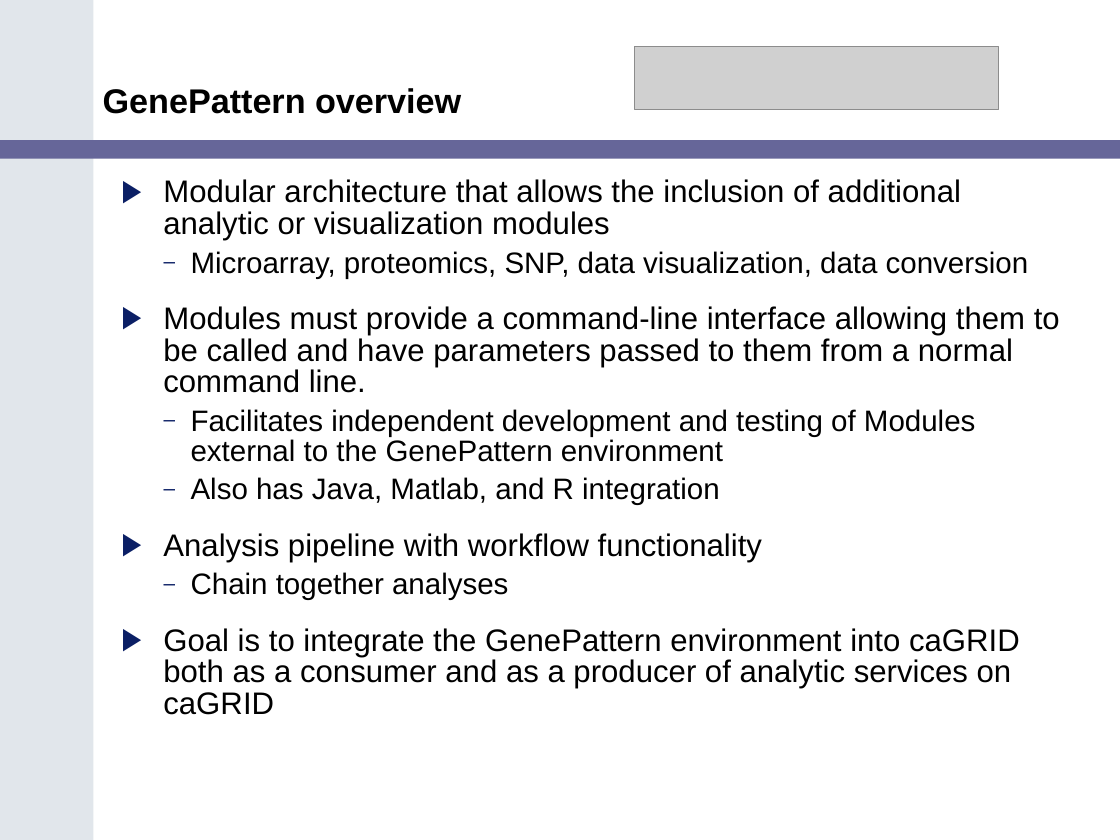
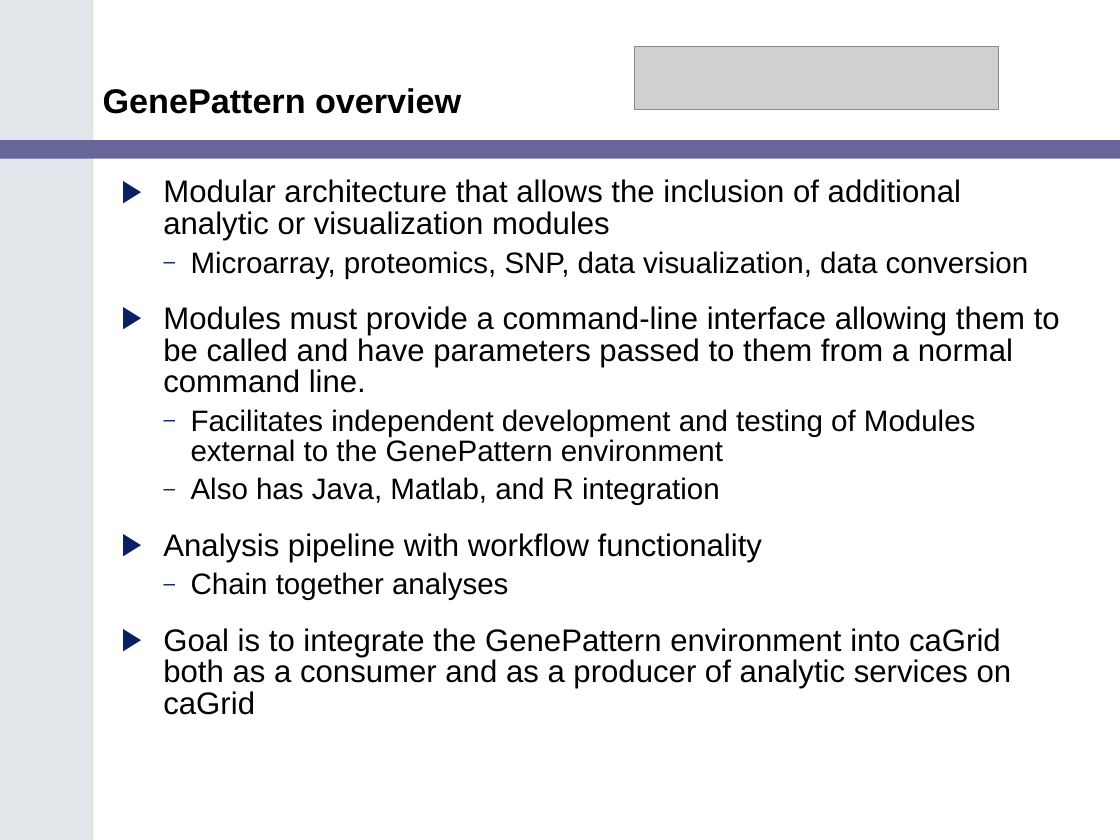
Before and after one commit to NCIP/cagrid-portal, a slide deck: slide 9 of cagrid-1-0/Documentation/presentations/200607_VCDE_ARCH/Ref_Impl_Arch_VCDE_2006_07.ppt. Drawn at 1120x840 pixels with LibreOffice and Linux fonts; fonts in the diff are those of the drawing; grey boxes stand for pictures; background and template pictures are left out. Boxes give left, top, right and bottom in pixels: in the first picture for what was removed or moved away, otherwise in the second. Text is boxed around its words. In the diff, an @@ line names an element or a change of style, - is before the commit and + after.

```diff
--- a/cagrid-1-0/Documentation/presentations/200607_VCDE_ARCH/Ref_Impl_Arch_VCDE_2006_07.ppt
+++ b/cagrid-1-0/Documentation/presentations/200607_VCDE_ARCH/Ref_Impl_Arch_VCDE_2006_07.ppt
@@ text at (x1=163, y1=628, x2=1012, y2=715): text changed @@
-▶ Goal is to integrate the GenePattern environment into caGRID both as a consumer and as a producer of analytic services on caGRID
+▶ Goal is to integrate the GenePattern environment into caGrid both as a consumer and as a producer of analytic services on caGrid
```
Also in this commit, not shown: 2 other slides changed.
